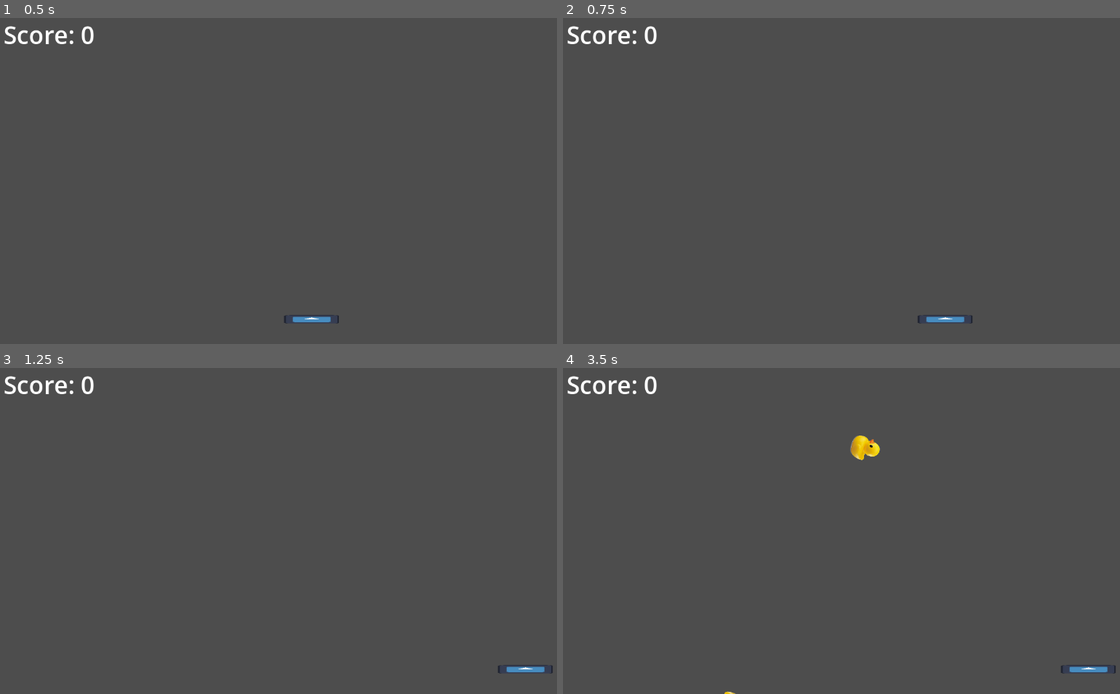
Above: before the commit, frames 1-4 (two rows, left to right).
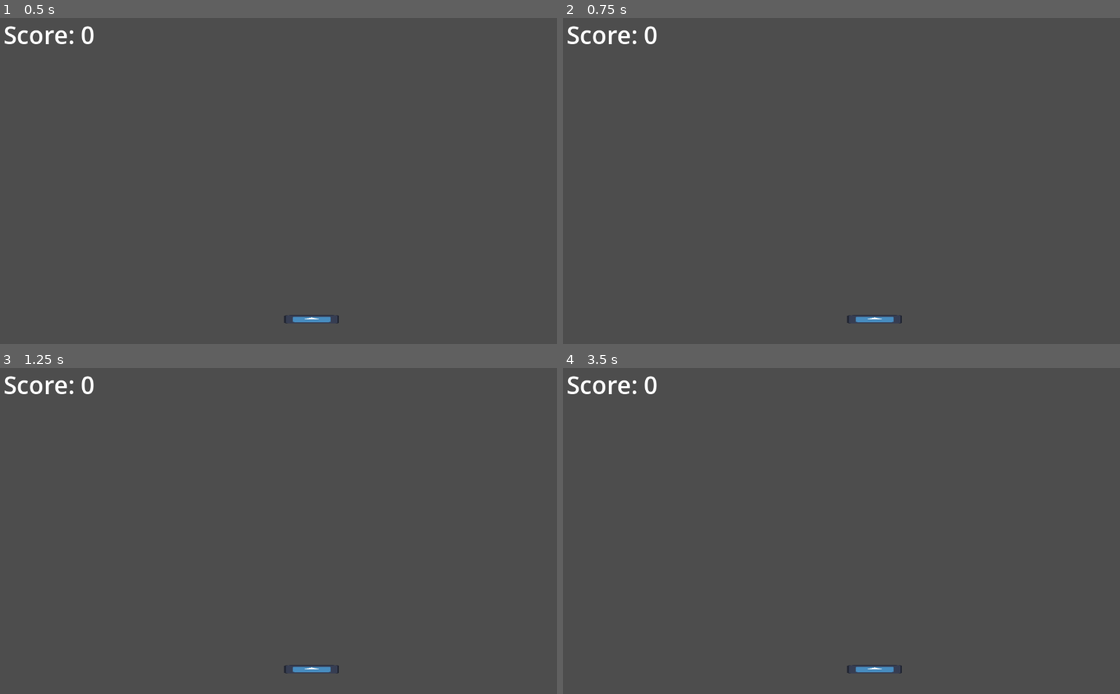
Above: after the commit, the same moments.

Repository: 24106/Duck-Catcher
Game: Godot game, scene res://scenes/task_01.tscn
The game is run twice, just before and just after one commit, with the same random seed, the same clock (stepped at 60 frames per second) and the same inputs. The engine's default icon, where the game draws it, is replaced by a stand-in: a white triangle on a blue panel in a dark square.
Inputs:
- Up to frame 1 (0.5 s): no input
- Up to frame 2 (0.75 s): tap Enter at 0.5 s; hold D (move_right, bound only before the commit) from 0.53 s (still down)
- Up to frame 3 (1.25 s): keep holding D (move_right, bound only before the commit)
- Up to frame 4 (3.5 s): tap Space at 1.25 s; release D (move_right, bound only before the commit) at 1.28 s; hold A (move_left, bound only before the commit) 1.28-2.03 s; hold D (move_right, bound only before the commit) from 2.03 s (still down)

Frame 1 is identical in both runs. In frame 2, 0.3% of the frame differs, in the area x 51-74%, y 91-94%; in frame 3, 0.3%; in frame 4, 0.6%, in the area x 28-100%, y 20-100%.

Commit message:
restarting game once duck missed

Diff:
--- a/project.godot
+++ b/project.godot
@@ -19,19 +19,6 @@
 config/features=PackedStringArray("4.7", "GL Compatibility")
 config/icon="res://icon.svg"
 
-[input]
-
-move_left={
-"deadzone": 0.5,
-"events": [Object(InputEventKey,"resource_local_to_scene":false,"resource_name":"","device":-1,"window_id":0,"alt_pressed":false,"shift_pressed":false,"ctrl_pressed":false,"meta_pressed":false,"pressed":false,"keycode":0,"physical_keycode":65,"key_label":0,"unicode":97,"location":0,"echo":false,"script":null)
-]
-}
-move_right={
-"deadzone": 0.5,
-"events": [Object(InputEventKey,"resource_local_to_scene":false,"resource_name":"","device":-1,"window_id":0,"alt_pressed":false,"shift_pressed":false,"ctrl_pressed":false,"meta_pressed":false,"pressed":false,"keycode":0,"physical_keycode":68,"key_label":0,"unicode":100,"location":0,"echo":false,"script":null)
-]
-}
-
 [rendering]
 
 renderer/rendering_method="gl_compatibility"
--- a/scripts/duck.gd
+++ b/scripts/duck.gd
@@ -1,4 +1,7 @@
 extends Area2D
+
+# signal sent when the duck falls off the screen
+signal duck_missed
 
 # controls how quickly the duck accelerates as it falls
 var acceleration: float = 200.0
@@ -8,6 +11,9 @@
 
 # give the duck a random rotation speed
 var rotation_velocity: float = randf_range(-8.0, 8.0)
+
+# prevent the missed signal from being emitted more than once
+var has_been_missed: bool = false
 
 func _ready() -> void:
 	# add the duck to a group so the player can recognise it
@@ -22,3 +28,15 @@
 
 	# rotate the duck as it falls
 	rotation += rotation_velocity * delta
+
+	# check whether the duck has fallen below the screen
+	var screen_height: float = get_viewport_rect().size.y
+
+	if position.y > screen_height and not has_been_missed:
+		has_been_missed = true
+
+		# tell the main game that a duck was missed
+		duck_missed.emit()
+
+		# remove the duck that fell off the screen
+		queue_free()
--- a/scripts/game.gd
+++ b/scripts/game.gd
@@ -10,15 +10,18 @@
 # store the player's score
 var score: int = 0
 
+# remember where the player starts
+var player_start_position: Vector2
+
 func _ready() -> void:
+	# save the player's starting position
+	player_start_position = player.position
+
 	# listen for the signal emitted when a duck is caught
 	player.duck_caught.connect(_on_player_duck_caught)
 
 	# display the starting score
 	update_score()
-
-func _process(delta: float) -> void:
-	pass
 
 # spawn a new duck whenever the timer finishes
 func _on_duck_spawn_timer_timeout() -> void:
@@ -33,6 +36,9 @@
 	# give the duck a random starting rotation
 	duck.rotation = randf_range(0.0, 2.0 * PI)
 
+	# listen for this duck falling off the screen
+	duck.duck_missed.connect(_on_duck_missed)
+
 	# add the duck to the game
 	add_child(duck)
 
@@ -41,6 +47,19 @@
 	score += 1
 	update_score()
 
+# reset the game when a duck is missed
+func _on_duck_missed() -> void:
+	# reset the score
+	score = 0
+	update_score()
+
+	# return the player to its starting position
+	player.position = player_start_position
+
+	# remove all remaining ducks
+	for duck in get_tree().get_nodes_in_group("ducks"):
+		duck.queue_free()
+
 # display the latest score on the screen
 func update_score() -> void:
 	score_label.text = "Score: " + str(score)
--- a/scripts/player.gd
+++ b/scripts/player.gd
@@ -7,11 +7,11 @@
 @export var speed: float = 700.0
 
 # keep the player away from the screen edges
-@export var edge_padding: float = 107.0
+@export var edge_padding: float = 54.0
 
 func _process(delta: float) -> void:
 	# read only the left and right movement controls
-	var direction: float = Input.get_axis("move_left", "move_right")
+	var direction: float = Input.get_axis("ui_left", "ui_right")
 
 	# move the player horizontally
 	position.x += direction * speed * delta
